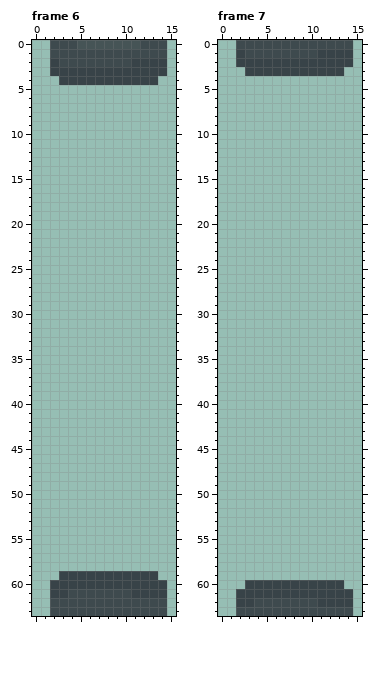
Pixel-art file: assets/big-door.aseprite. The picture above is the old version.
16x64 pixels, 7 frames. Shown: frame 6, frame 7. The commit also changed other frames, which this record leaves out.
After:
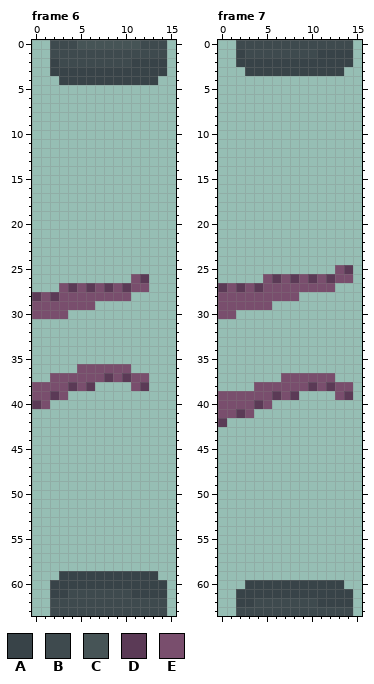
Palette (. is transparent): A #384348  B #3e4a4e  C #465456  D #5b3a56  E #794e6d
The edit:
Frame 6:
y 26: x 11..12 .. -> ED
y 27: x 3..12 .......... -> EDEDEDEDEE
y 28: x 0..10 ........... -> DEDEEEEEEEE
y 29: x 0..6 ....... -> EEEEEEE
y 30: x 0..3 .... -> EEEE
y 36: x 5..10 ...... -> EEEEEE
y 37: x 2..12 ........... -> EEEEEEDEDEE
y 38: x 0..6 ....... -> EEEEDED; x 11..12 .. -> ED
y 39: x 0..3 .... -> EEDE
y 40: x 0..1 .. -> DE
Frame 7:
y 25: x 13..14 .. -> ED
y 26: x 5..14 .......... -> EDEDEDEDEE
y 27: x 0..12 ............. -> DEDEDEEEEEEEE
y 28: x 0..8 ......... -> EEEEEEEEE
y 29: x 0..5 ...... -> EEEEEE
y 30: x 0..1 .. -> EE
y 37: x 7..12 ...... -> EEEEEE
y 38: x 4..14 ........... -> EEEEEEDEDEE
y 39: x 0..8 ......... -> EEEEEEDED; x 13..14 .. -> ED
y 40: x 0..5 ...... -> EEEEDE
y 41: x 0..3 .... -> EEDE
y 42: x 0 . -> D
